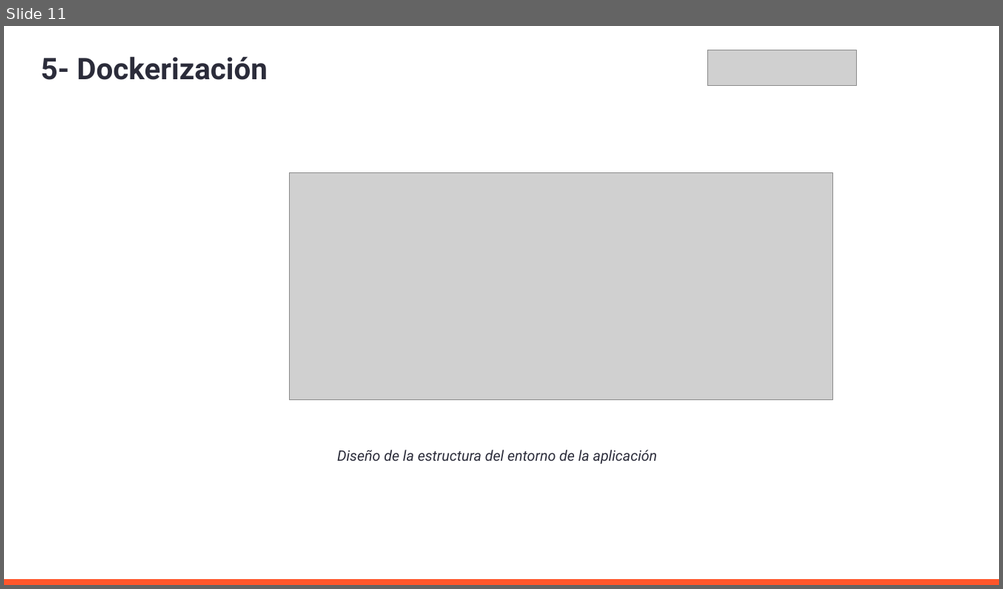
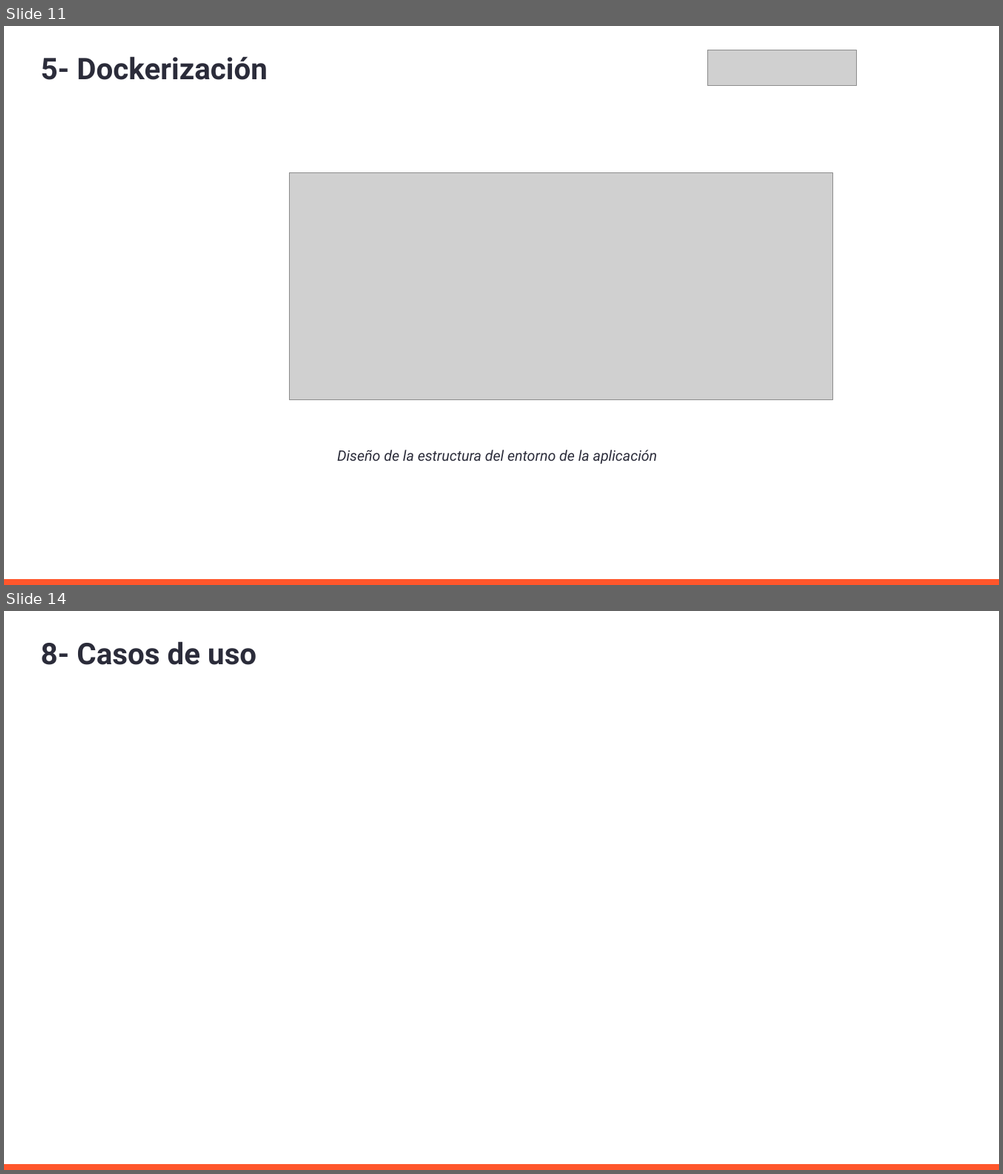
Before and after one commit to AleMedinaGarc/DotnetAPI-Practice, a slide deck: IniciacionDePracticasExternas.pptx. Shown one above the other, each under a label of ours: slide 11 before the commit, slides 11 and 14 after it; the slides between them are not shown. The pictures are 1003x589 and 1003x1174 pixels, drawn with LibreOffice and Linux fonts; fonts in the diff are those of the drawing; grey boxes stand for pictures; background and template pictures are left out. Boxes give left, top, right and bottom in pixels: in the first picture for what was removed or moved away, otherwise in the second. Text is boxed around its words. In the diff, an @@ line names an element or a change of style, - is before the commit and + after.

```diff
--- a/IniciacionDePracticasExternas.pptx
+++ b/IniciacionDePracticasExternas.pptx
@@ slide 14 added at box(4, 611, 999, 1170), background #FFFFFF; not listed: 1 template element that a slide beside it also shows @@
@@ title added at box(41, 641, 256, 665), 28.8 pt, text #2B2C3A, bold @@
+8- Casos de uso
```
Also in this commit, not shown: 2 slides changed, 1 other slide added, 1 slide removed, 1 other file.
